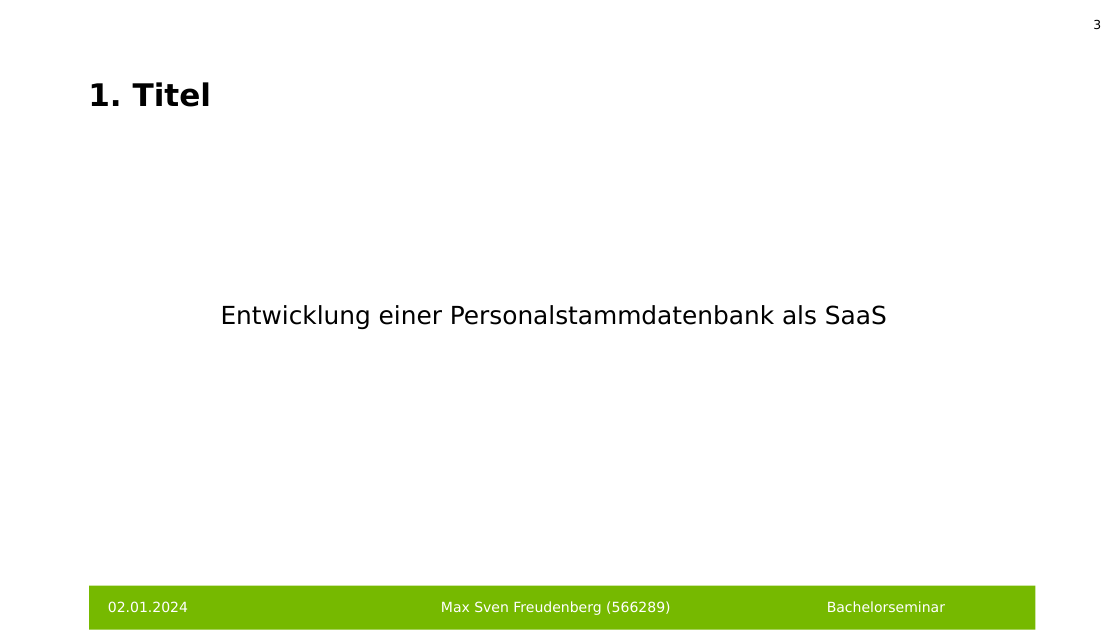
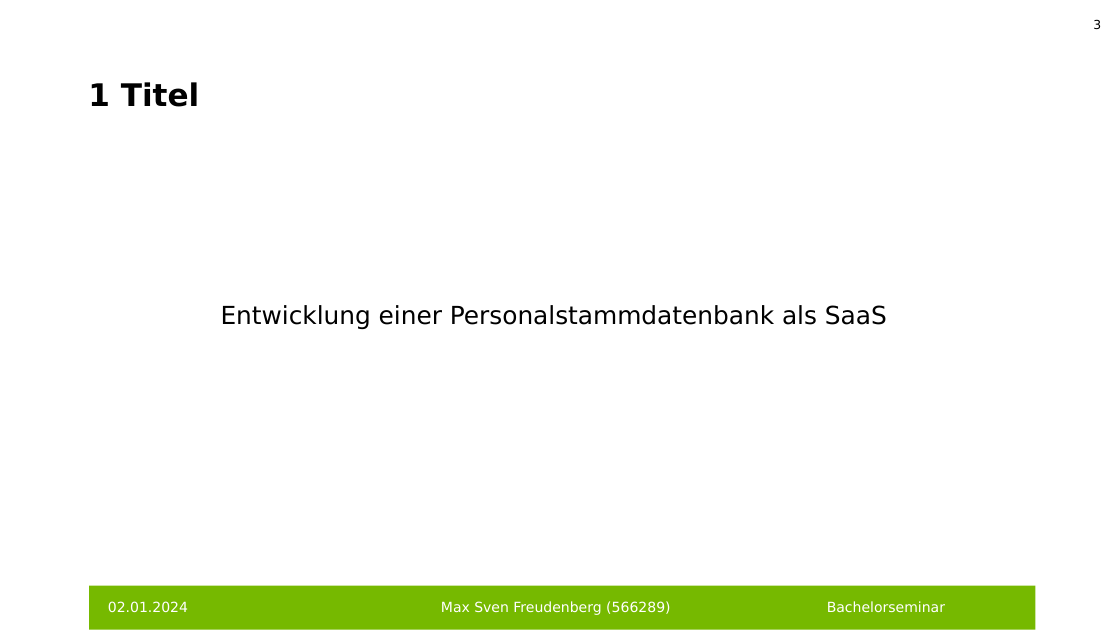
Before and after one commit to FreudenbergMax/Personalstammdatenbank, a slide deck: slide 3 of Präsentation Bacheloreminar Max Freudenberg.pptx. Drawn at 1120x630 pixels with LibreOffice and Linux fonts; fonts in the diff are those of the drawing; background and template pictures are left out. Boxes give left, top, right and bottom in pixels: in the first picture for what was removed or moved away, otherwise in the second. Text is boxed around its words. In the diff, an @@ line names an element or a change of style, - is before the commit and + after.

```diff
--- a/Präsentation Bacheloreminar Max Freudenberg.pptx
+++ b/Präsentation Bacheloreminar Max Freudenberg.pptx
@@ title at (88, 82, 200, 107): text changed @@
-1. Titel
+1 Titel
```
Also in this commit, not shown: 8 other slides changed, 1 slide added, 1 other file.
